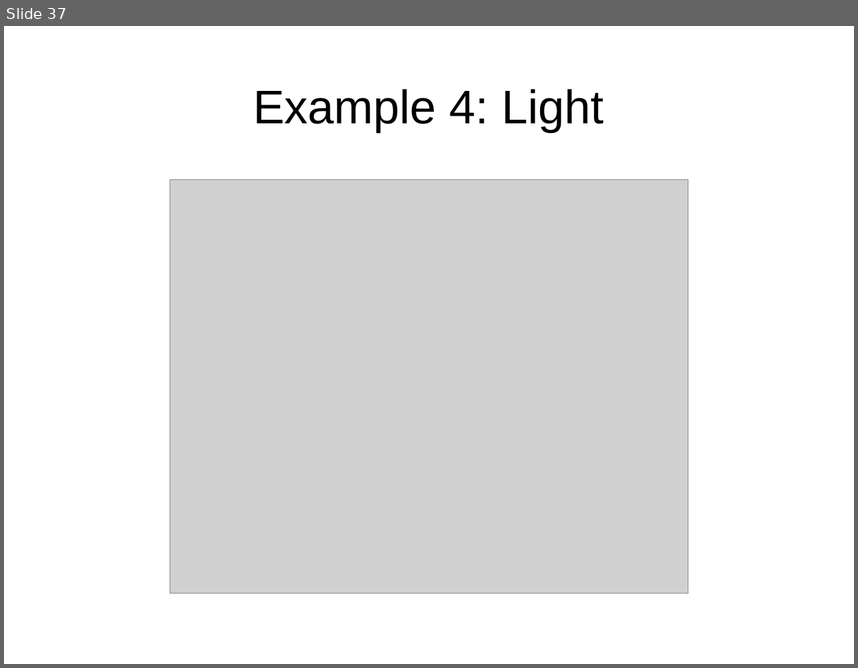
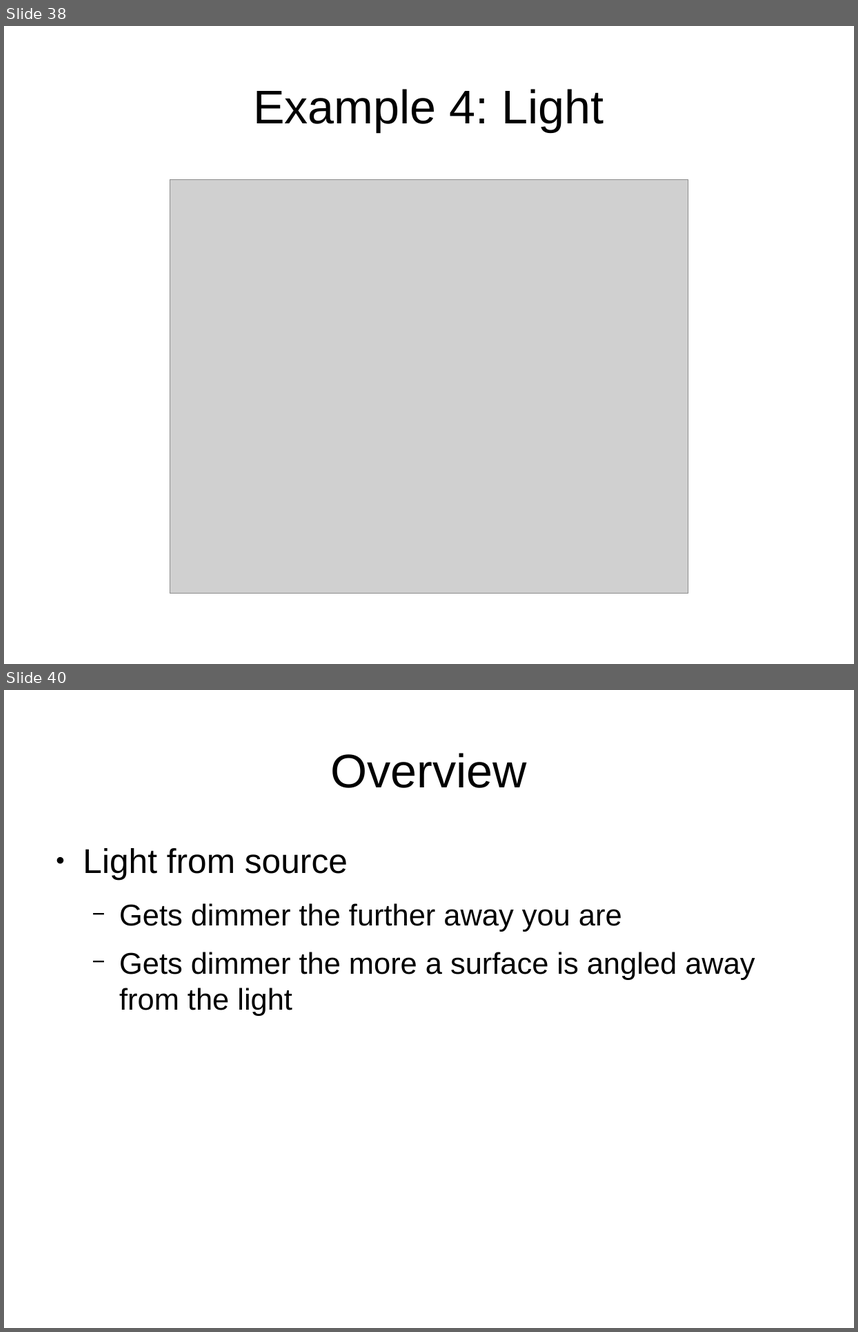
Before and after one commit to jayschwa/3d-opengl-presentation, a slide deck: Slides.odp. Shown one above the other, each under a label of ours: slide 37 before the commit, slides 38 and 40 after it; the slides between them are not shown. The pictures are 858x668 and 858x1332 pixels, drawn with LibreOffice and Linux fonts; fonts in the diff are those of the drawing; grey boxes stand for pictures. Boxes give left, top, right and bottom in pixels: in the first picture for what was removed or moved away, otherwise in the second. Text is boxed around its words. In the diff, an @@ line names an element or a change of style, - is before the commit and + after.

Commit message:
slides: Add some anemic lighting info

```diff
--- a/Slides.odp
+++ b/Slides.odp
@@ slide 40 added at (4, 690, 854, 1328), background #FFFFFF @@
@@ title added at (330, 753, 526, 788), 44 pt, text #000000 @@
+Overview
@@ text added at (83, 848, 755, 1016), 28 pt, text #000000 @@
+● Light from source
+  − Gets dimmer the further away you are
+  − Gets dimmer the more a surface is angled away from the light
@@ what was slide 37 is now slide 38 @@
```
Also in this commit, not shown: 5 other slides added.
